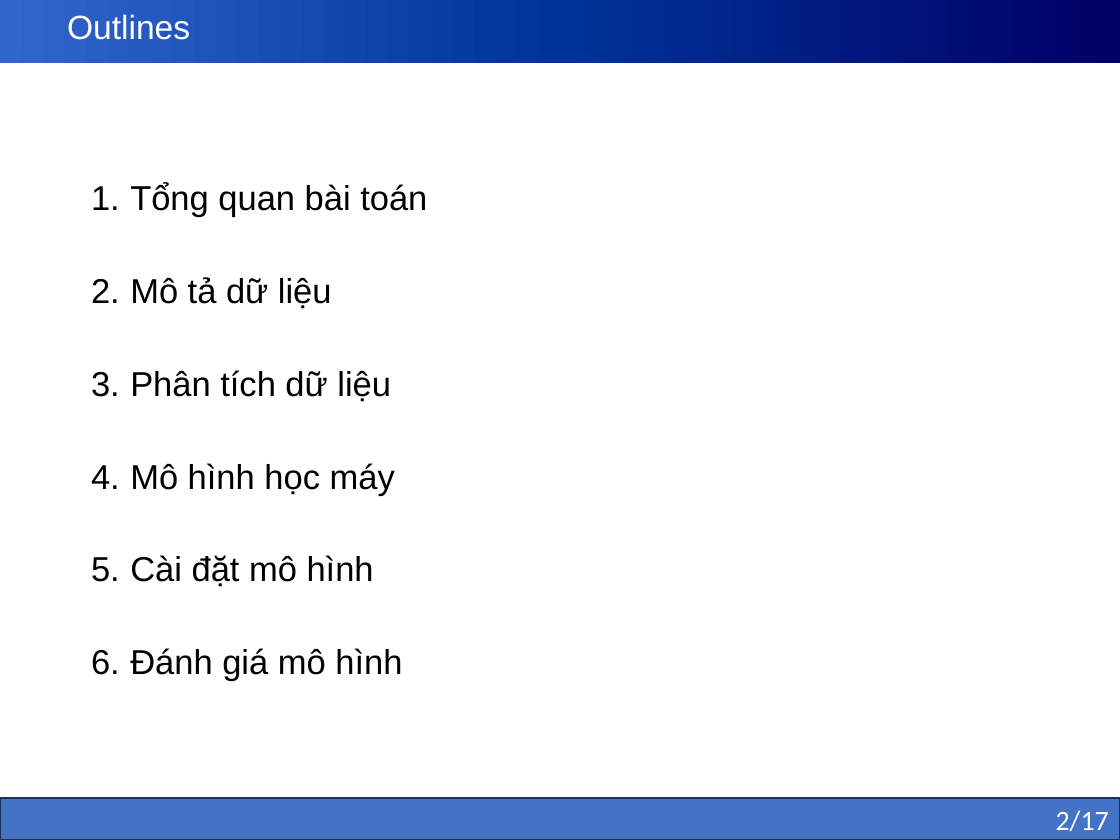
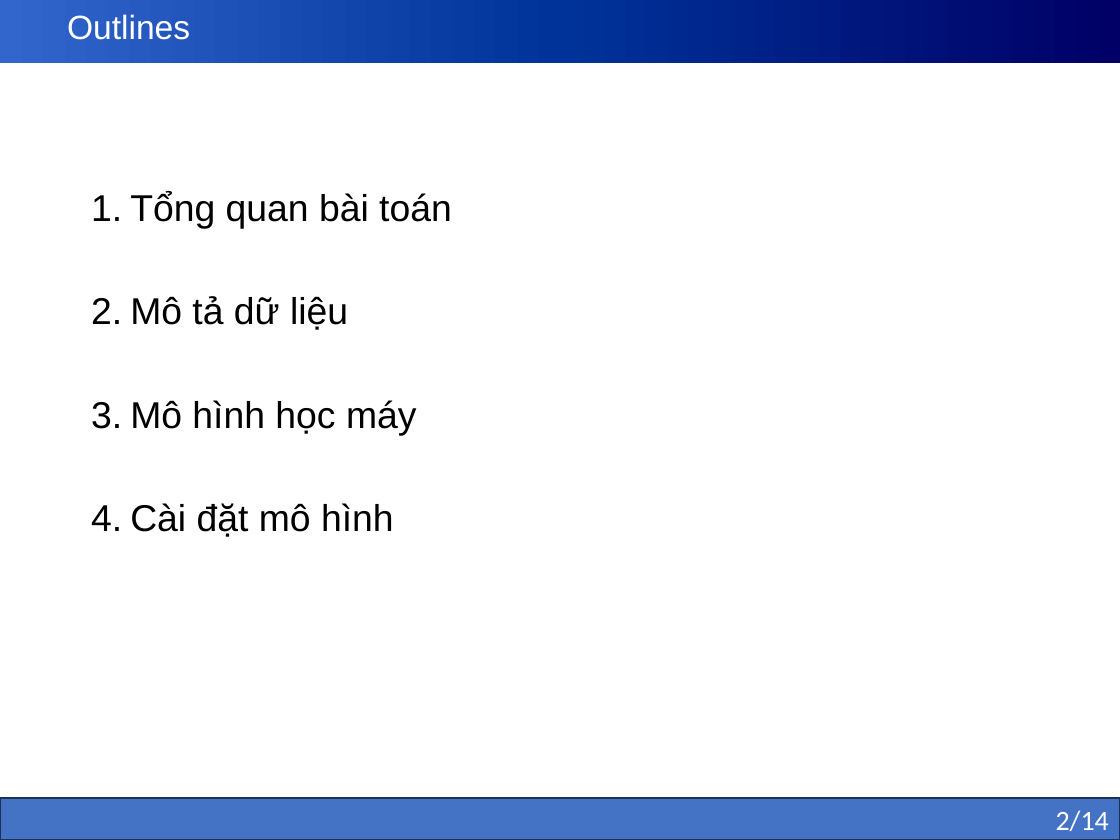
Before and after one commit to kly1906/12423030_MLproject, a slide deck: slide 2 of slides/baocaoML.pptx. Drawn at 1120x840 pixels with LibreOffice and Linux fonts; fonts in the diff are those of the drawing. Boxes give left, top, right and bottom in pixels: in the first picture for what was removed or moved away, otherwise in the second. Text is boxed around its words. In the diff, an @@ line names an element or a change of style, - is before the commit and + after.

```diff
--- a/slides/baocaoML.pptx
+++ b/slides/baocaoML.pptx
@@ text "Tổng quan bài toán" at bbox=[130, 191, 452, 537]: size 22.2 to 24 pt; line spacing 1.9 to 2 @@
@@ text at bbox=[130, 370, 391, 402]: paragraph removed @@
-3. Phân tích dữ liệu
@@ text at bbox=[130, 648, 402, 681]: paragraph removed @@
-6. Đánh giá mô hình
@@ text in rectangle at bbox=[1056, 810, 1109, 831]: text changed @@
-2/17
+2/14
```
Also in this commit, not shown: 8 other slides changed, 4 slides added, 9 slides removed, 2 other files.
